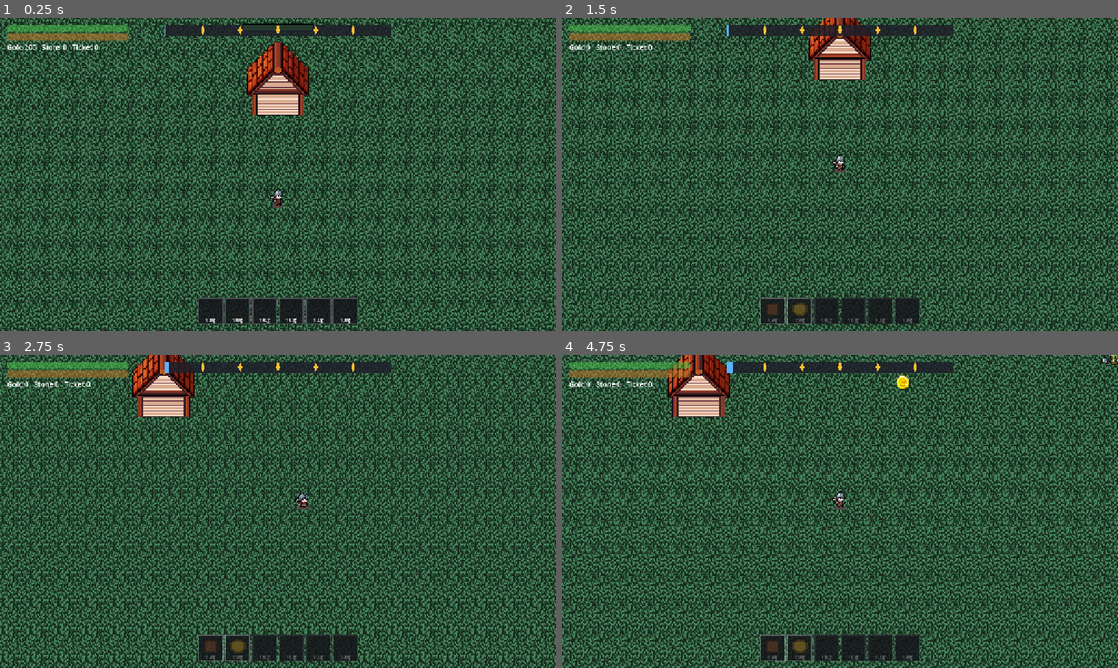
Above: before the commit, frames 1-4 (two rows, left to right).
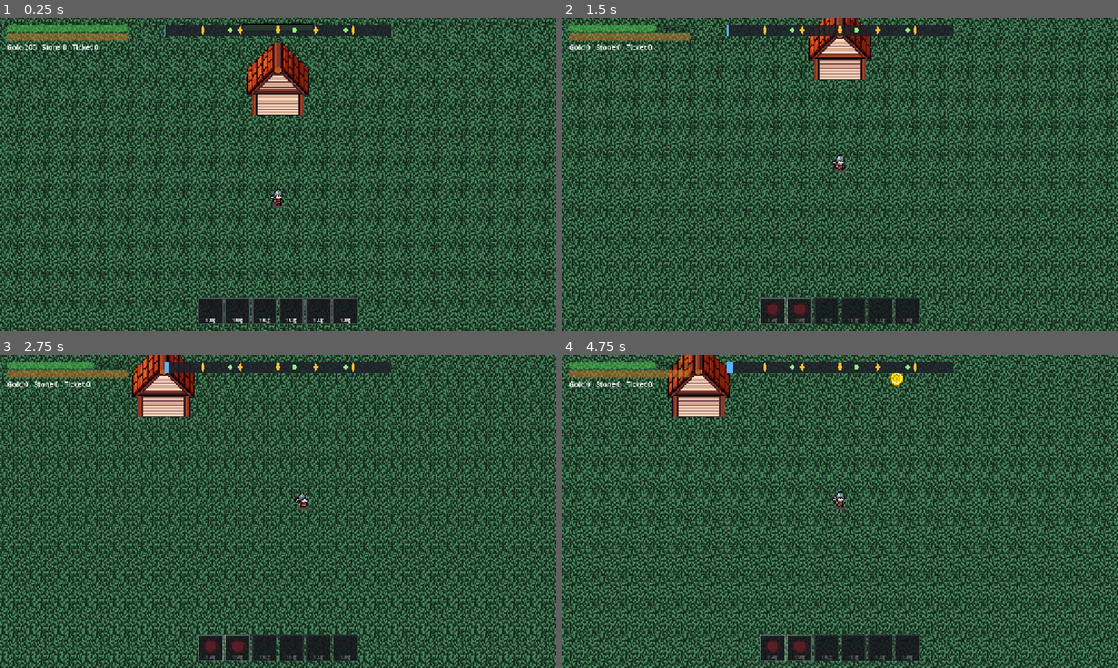
Above: after the commit, the same moments.

Repository: co-meng-2/ProjectN
Game: Godot game, scene res://src/app/main.tscn
The game is run twice, just before and just after one commit, with the same random seed, the same clock (stepped at 60 frames per second) and the same inputs.
Inputs (mouse positions are in pixels of both pictures, inside the frame that each line leads up to):
- Up to frame 1 (0.25 s): no input
- Up to frame 2 (1.5 s): tap Enter at 0.5 s; drag from (773, 312) to (840, 55) at 0.52 s; drag from (801, 312) to (840, 46) at 1.27 s
- Up to frame 3 (2.75 s): move the mouse to (266, 649) at 2.02 s; hold D (move_right) from 2.03 s (still down); tap Space (dash) at 2.1 s; click (266, 649) at 2.17 s
- Up to frame 4 (4.75 s): release D (move_right) at 2.75 s; drag from (851, 649) to (867, 511) at 2.77 s; drag from (878, 649) to (840, 511) at 3.52 s; drag from (906, 649) to (895, 383) at 4.27 s

The runs differ from the first frame. In frame 1, less than 0.1% of the frame differs, in the area x 41-63%, y 3-5%; in frame 2, 0.3%; in frame 3, 0.3%; in frame 4, 0.5%, in the area x 16-100%, y 0-96%.

Commit message:
feat(data): ship stage_01 events and the Orc Warlord; docs: sync CLAUDE.md and specs with Phase 3
Co-Authored-By: Claude Sonnet 5.5 <noreply@anthropic.com>

Diff:
--- /dev/null
+++ b/data/bosses/orc_warlord.tres
@@ -0,0 +1,54 @@
+[gd_resource type="Resource" script_class="BossDef" format=3]
+
+[ext_resource type="Script" path="res://src/defs/boss_def.gd" id="1_def"]
+[ext_resource type="Script" path="res://src/defs/boss_pattern_def.gd" id="2_pattern"]
+[ext_resource type="Script" uid="uid://bpy31rqnwoa0w" path="res://src/defs/stat_block.gd" id="3_stats"]
+[ext_resource type="PackedScene" path="res://src/actors/boss/boss.tscn" id="4_scene"]
+[ext_resource type="Resource" uid="uid://y6rgouyb0s4i" path="res://data/enemies/orc_visual.tres" id="5_visual"]
+[ext_resource type="Resource" path="res://data/effects/damage_basic.tres" id="6_damage"]
+[ext_resource type="PackedScene" path="res://src/boss/patterns/charge_pattern.tscn" id="7_charge"]
+[ext_resource type="PackedScene" path="res://src/boss/patterns/radial_burst_pattern.tscn" id="8_burst"]
+[ext_resource type="PackedScene" path="res://src/boss/patterns/summon_pattern.tscn" id="9_summon"]
+[ext_resource type="PackedScene" path="res://src/boss/patterns/ground_slam_pattern.tscn" id="10_slam"]
+
+[sub_resource type="Resource" id="Resource_stats"]
+script = ExtResource("3_stats")
+max_health = 2500.0
+move_speed = 60.0
+
+[sub_resource type="Resource" id="Resource_charge"]
+script = ExtResource("2_pattern")
+ability_scene = ExtResource("7_charge")
+weight = 1.0
+
+[sub_resource type="Resource" id="Resource_burst"]
+script = ExtResource("2_pattern")
+ability_scene = ExtResource("8_burst")
+weight = 1.0
+
+[sub_resource type="Resource" id="Resource_summon"]
+script = ExtResource("2_pattern")
+ability_scene = ExtResource("9_summon")
+weight = 1.0
+
+[sub_resource type="Resource" id="Resource_slam"]
+script = ExtResource("2_pattern")
+ability_scene = ExtResource("10_slam")
+weight = 1.0
+
+[resource]
+script = ExtResource("1_def")
+id = &"orc_warlord"
+display_name = "Orc Warlord"
+scene = ExtResource("4_scene")
+visual = ExtResource("5_visual")
+visual_scale = 3.0
+tint = Color(0.45, 0.4, 0.55, 1)
+stats = SubResource("Resource_stats")
+contact_effect = ExtResource("6_damage")
+contact_damage = 20.0
+contact_interval = 1.0
+body_radius = 30.0
+patterns = Array[ExtResource("2_pattern")]([SubResource("Resource_charge"), SubResource("Resource_burst"), SubResource("Resource_summon"), SubResource("Resource_slam")])
+order = 1
+pattern_gap = 2.0
--- /dev/null
+++ b/data/events/elites.tres
@@ -0,0 +1,19 @@
+[gd_resource type="Resource" script_class="EventDef" format=3]
+
+[ext_resource type="Script" path="res://src/defs/event_def.gd" id="1_def"]
+[ext_resource type="Script" path="res://src/defs/reward_def.gd" id="2_reward"]
+[ext_resource type="PackedScene" path="res://src/events/elite_event.tscn" id="3_scene"]
+
+[sub_resource type="Resource" id="Resource_reward"]
+script = ExtResource("2_reward")
+gold = 200
+stone = 2
+tickets = 1
+
+[resource]
+script = ExtResource("1_def")
+id = &"elites"
+display_name = "Elite Hunt"
+controller_scene = ExtResource("3_scene")
+time_limit = 25.0
+reward = SubResource("Resource_reward")
--- /dev/null
+++ b/data/events/meteors.tres
@@ -0,0 +1,19 @@
+[gd_resource type="Resource" script_class="EventDef" format=3]
+
+[ext_resource type="Script" path="res://src/defs/event_def.gd" id="1_def"]
+[ext_resource type="Script" path="res://src/defs/reward_def.gd" id="2_reward"]
+[ext_resource type="PackedScene" path="res://src/events/meteor_event.tscn" id="3_scene"]
+
+[sub_resource type="Resource" id="Resource_reward"]
+script = ExtResource("2_reward")
+gold = 100
+stone = 3
+tickets = 1
+
+[resource]
+script = ExtResource("1_def")
+id = &"meteors"
+display_name = "Meteor Shower"
+controller_scene = ExtResource("3_scene")
+time_limit = 20.0
+reward = SubResource("Resource_reward")
--- /dev/null
+++ b/data/events/stage_01_events.tres
@@ -0,0 +1,16 @@
+[gd_resource type="Resource" script_class="EventSchedule" format=3]
+
+[ext_resource type="Script" path="res://src/defs/event_schedule.gd" id="1_schedule"]
+[ext_resource type="Script" path="res://src/defs/event_def.gd" id="2_event"]
+[ext_resource type="Resource" path="res://data/events/statues.tres" id="3_statues"]
+[ext_resource type="Resource" path="res://data/events/meteors.tres" id="4_meteors"]
+[ext_resource type="Resource" path="res://data/events/elites.tres" id="5_elites"]
+
+[resource]
+script = ExtResource("1_schedule")
+count = 3
+window_start = 20.0
+window_end = 155.0
+min_gap = 30.0
+wave_clearance = 5.0
+pool = Array[ExtResource("2_event")]([ExtResource("3_statues"), ExtResource("4_meteors"), ExtResource("5_elites")])
--- /dev/null
+++ b/data/events/statues.tres
@@ -0,0 +1,19 @@
+[gd_resource type="Resource" script_class="EventDef" format=3]
+
+[ext_resource type="Script" path="res://src/defs/event_def.gd" id="1_def"]
+[ext_resource type="Script" path="res://src/defs/reward_def.gd" id="2_reward"]
+[ext_resource type="PackedScene" path="res://src/events/statue_event.tscn" id="3_scene"]
+
+[sub_resource type="Resource" id="Resource_reward"]
+script = ExtResource("2_reward")
+gold = 150
+stone = 2
+tickets = 1
+
+[resource]
+script = ExtResource("1_def")
+id = &"statues"
+display_name = "Destroy the Statues"
+controller_scene = ExtResource("3_scene")
+time_limit = 25.0
+reward = SubResource("Resource_reward")
--- a/data/stages/stage_01.tres
+++ b/data/stages/stage_01.tres
@@ -9,6 +9,8 @@
 [ext_resource type="Resource" uid="uid://cvw2bvotb2gvx" path="res://data/enemies/orc_swarmer.tres" id="7_swarmer"]
 [ext_resource type="Resource" uid="uid://c07j5gs0twowk" path="res://data/waves/stage_01_waves.tres" id="8_waves"]
 [ext_resource type="Resource" path="res://data/grade_table.tres" id="9_grades"]
+[ext_resource type="Resource" path="res://data/events/stage_01_events.tres" id="10_events"]
+[ext_resource type="Resource" path="res://data/bosses/orc_warlord.tres" id="11_boss"]
 
 [sub_resource type="Resource" id="Resource_building"]
 script = ExtResource("2_stats")
@@ -32,3 +34,5 @@
 start_stone = 0
 drop_multiplier = 10000.0
 grade_table = ExtResource("9_grades")
+events = ExtResource("10_events")
+boss = ExtResource("11_boss")
--- a/tests/data/test_game_data.gd
+++ b/tests/data/test_game_data.gd
@@ -23,6 +23,11 @@
 	"res://data/abilities/volley.tres",
 	"res://data/abilities/blade_sweep.tres",
 	"res://data/abilities/bounty.tres",
+	"res://data/events/statues.tres",
+	"res://data/events/meteors.tres",
+	"res://data/events/elites.tres",
+	"res://data/events/stage_01_events.tres",
+	"res://data/bosses/orc_warlord.tres",
 ]
 
 
@@ -96,3 +101,98 @@
 	assert_eq(elite.target_policy, EnemyDef.TargetPolicy.PLAYER)
 	assert_almost_eq(elite.contact_damage, 15.0)
 	assert_true(elite.tint.r > 0.9 and elite.tint.g < 0.5 and elite.tint.b < 0.5, "red tint")
+
+
+func test_stage_01_schedules_three_events_and_the_orc_warlord() -> void:
+	var stage := load("res://data/stages/stage_01.tres") as StageDef
+	var events := stage.events
+	assert_not_null(events)
+	assert_eq(events.count, 3)
+	assert_almost_eq(events.window_start, 20.0)
+	assert_almost_eq(events.window_end, 155.0)
+	assert_almost_eq(events.min_gap, 30.0)
+	assert_almost_eq(events.wave_clearance, 5.0)
+	var ids: Array = []
+	for def in events.pool:
+		ids.append(String(def.id))
+	ids.sort()
+	assert_eq(ids, ["elites", "meteors", "statues"])
+	assert_no_errors(EventDirector.validate_defs(events), "event controllers")
+	assert_no_errors(BossBrain.validate_def(stage.boss), "boss patterns")
+	for run_seed in range(1, 11):
+		assert_eq(events.roll_times(stage.duration, stage.waves.times(), RunRng.new(run_seed)).size(), 3, "seed %d" % run_seed)
+	assert_eq(stage.boss.display_name, "Orc Warlord")
+
+
+func test_event_limits_and_rewards_match_the_spec() -> void:
+	var expected := {
+		"statues": [25.0, 150, 2, 1],
+		"meteors": [20.0, 100, 3, 1],
+		"elites": [25.0, 200, 2, 1],
+	}
+	for id: String in expected:
+		var def := load("res://data/events/%s.tres" % id) as EventDef
+		var row: Array = expected[id]
+		assert_no_errors(def.validate(), id)
+		assert_eq(String(def.id), id)
+		assert_almost_eq(def.time_limit, row[0], 0.001, id)
+		assert_eq([def.reward.gold, def.reward.stone, def.reward.tickets], [row[1], row[2], row[3]], id)
+
+
+func test_event_controllers_carry_the_spec_numbers() -> void:
+	var statues := (load("res://src/events/statue_event.tscn") as PackedScene).instantiate() as StatueEvent
+	assert_eq(statues.statue_count, 4)
+	assert_almost_eq(statues.statue_stats.max_health, 60.0)
+	assert_almost_eq(statues.min_distance, 250.0)
+	statues.free()
+	var meteors := (load("res://src/events/meteor_event.tscn") as PackedScene).instantiate() as MeteorEvent
+	assert_eq([meteors.interval, meteors.warning, meteors.radius, meteors.damage, meteors.landing_spread], [1.2, 0.9, 60.0, 15.0, 120.0])
+	assert_eq(meteors.max_hits, 3)
+	meteors.free()
+	var elites := (load("res://src/events/elite_event.tscn") as PackedScene).instantiate() as EliteEvent
+	assert_eq(elites.count, 3)
+	assert_eq(elites.elite_enemy.id, &"elite_orc")
+	elites.free()
+
+
+func test_orc_warlord_matches_the_spec() -> void:
+	var boss := load("res://data/bosses/orc_warlord.tres") as BossDef
+	assert_no_errors(boss.validate(), "orc_warlord")
+	assert_almost_eq(boss.stats.max_health, 2500.0)
+	assert_almost_eq(boss.stats.move_speed, 60.0)
+	assert_almost_eq(boss.visual_scale, 3.0)
+	assert_almost_eq(boss.contact_damage, 20.0)
+	assert_almost_eq(boss.pattern_gap, 2.0)
+	assert_eq(boss.order, BossDef.Order.RANDOM)
+	assert_eq(boss.scene.resource_path, "res://src/actors/boss/boss.tscn")
+	assert_true(boss.tint.v < 0.7, "dark tint")
+	var tags: Array = []
+	for pattern in boss.patterns:
+		assert_almost_eq(pattern.weight, 1.0)
+		var ability := pattern.ability_scene.instantiate() as BossPattern
+		tags.append(String(ability.ability_tag))
+		assert_true(ability.activation_owned_tags.has(GameplayTags.State_Casting), String(ability.ability_tag))
+		ability.free()
+	tags.sort()
+	assert_eq(tags, ["Ability.Boss.Burst", "Ability.Boss.Charge", "Ability.Boss.Slam", "Ability.Boss.Summon"])
+
+
+func test_boss_patterns_carry_the_spec_numbers() -> void:
+	var charge := (load("res://src/boss/patterns/charge_pattern.tscn") as PackedScene).instantiate() as ChargePattern
+	assert_eq([charge.warning, charge.speed, charge.distance, charge.damage], [0.7, 520.0, 360.0, 25.0])
+	charge.free()
+	var burst := (load("res://src/boss/patterns/radial_burst_pattern.tscn") as PackedScene).instantiate() as RadialBurstPattern
+	assert_eq(burst.count, 12)
+	assert_almost_eq(burst.damage, 10.0)
+	assert_almost_eq(burst.projectile_def.speed, 220.0)
+	assert_almost_eq(burst.projectile_def.lifetime, 2.0)
+	assert_eq(burst.projectile_def.hits, ProjectileDef.Team.ALLIES)
+	burst.free()
+	var summon := (load("res://src/boss/patterns/summon_pattern.tscn") as PackedScene).instantiate() as SummonPattern
+	assert_eq(summon.count, 4)
+	assert_almost_eq(summon.radius, 80.0)
+	assert_eq(summon.enemy.id, &"orc_swarmer")
+	summon.free()
+	var slam := (load("res://src/boss/patterns/ground_slam_pattern.tscn") as PackedScene).instantiate() as GroundSlamPattern
+	assert_eq([slam.warning, slam.radius, slam.damage], [1.0, 90.0, 30.0])
+	slam.free()
Not shown, changed: CLAUDE.md
Not shown, changed: docs/superpowers/specs/2026-10-13-phase3-events-boss-design.md
Not shown, changed: docs/superpowers/specs/2026-10-13-vampire-survivor-base-design.md
